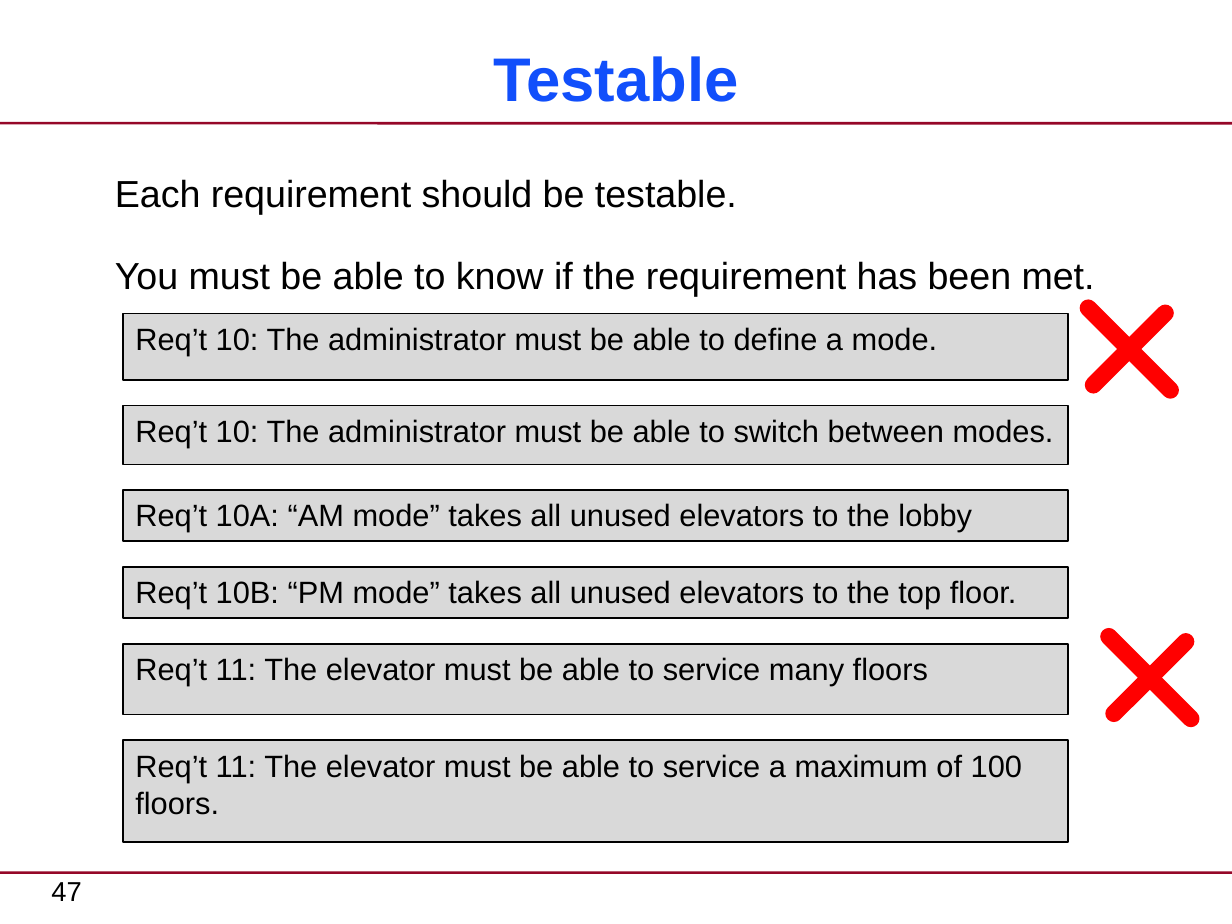
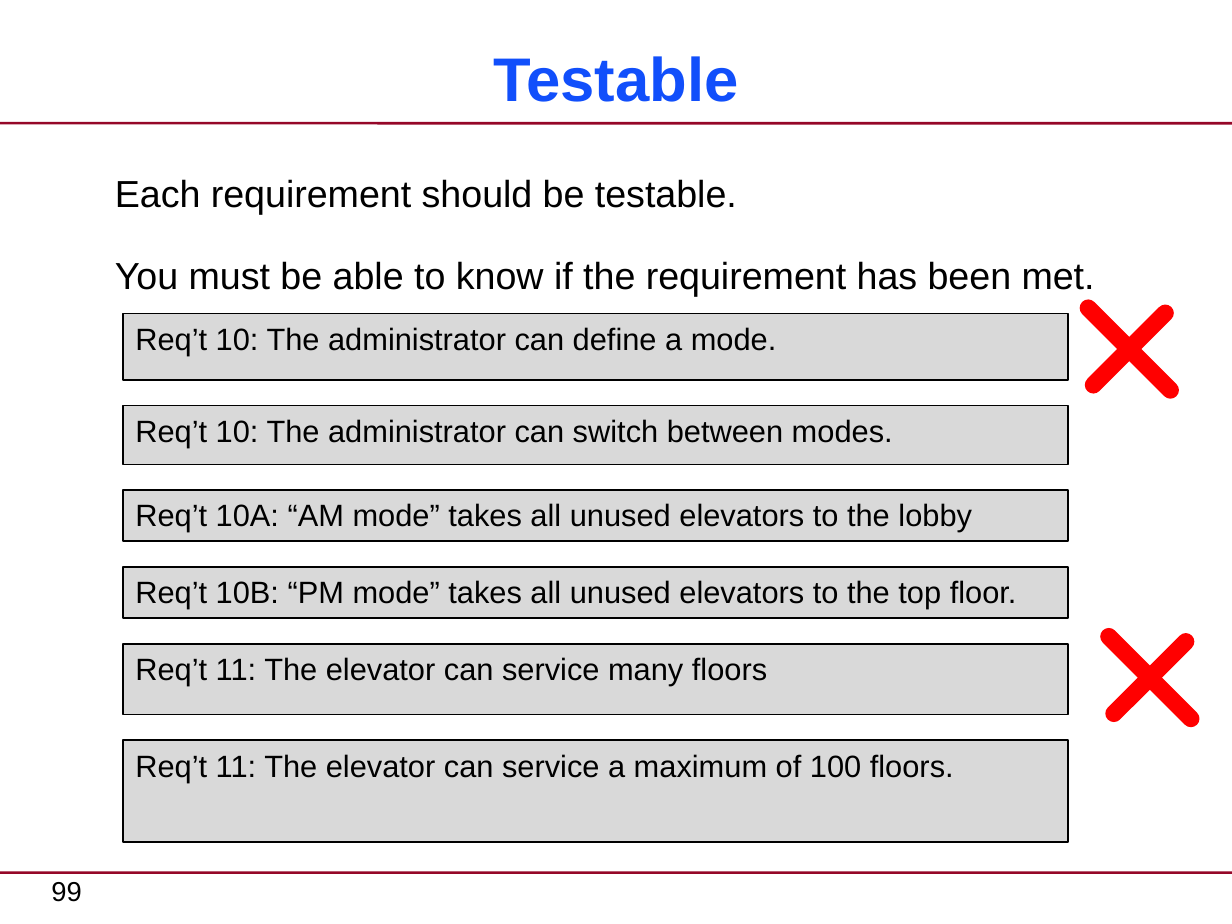
Before and after one commit to xtuml/training, a slide deck: slide 99 of courses/xtUML-Modeling/Requirements-Clarification/RequirementsClarification-CourseSlides.pptx (slide 47 before the commit). Drawn at 1232x924 pixels with LibreOffice and Linux fonts; fonts in the diff are those of the drawing. Boxes give left, top, right and bottom in pixels: in the first picture for what was removed or moved away, otherwise in the second. Text is boxed around its words. In the diff, an @@ line names an element or a change of style, - is before the commit and + after.

```diff
--- a/courses/xtUML-Modeling/Requirements-Clarification/RequirementsClarification-CourseSlides.pptx
+++ b/courses/xtUML-Modeling/Requirements-Clarification/RequirementsClarification-CourseSlides.pptx
@@ text in rectangle at (135,327,777,356): text changed @@
-Req’t 10: The administrator must be able to define a mode.
+Req’t 10: The administrator can define a mode.
@@ text in rectangle at (135,419,893,447): text changed @@
-Req’t 10: The administrator must be able to switch between modes.
+Req’t 10: The administrator can switch between modes.
@@ text in rectangle at (135,657,767,686): text changed @@
-Req’t 11: The elevator must be able to service many floors
+Req’t 11: The elevator can service many floors
@@ text in rectangle at (135,754,954,782): text changed @@
-Req’t 11: The elevator must be able to service a maximum of 100 floors.
+Req’t 11: The elevator can service a maximum of 100 floors.
@@ page number at (51,882,81,902): text changed @@
-47
+99
```
Also in this commit, not shown: 44 other slides changed, 17 slides added, 34 slides removed.
